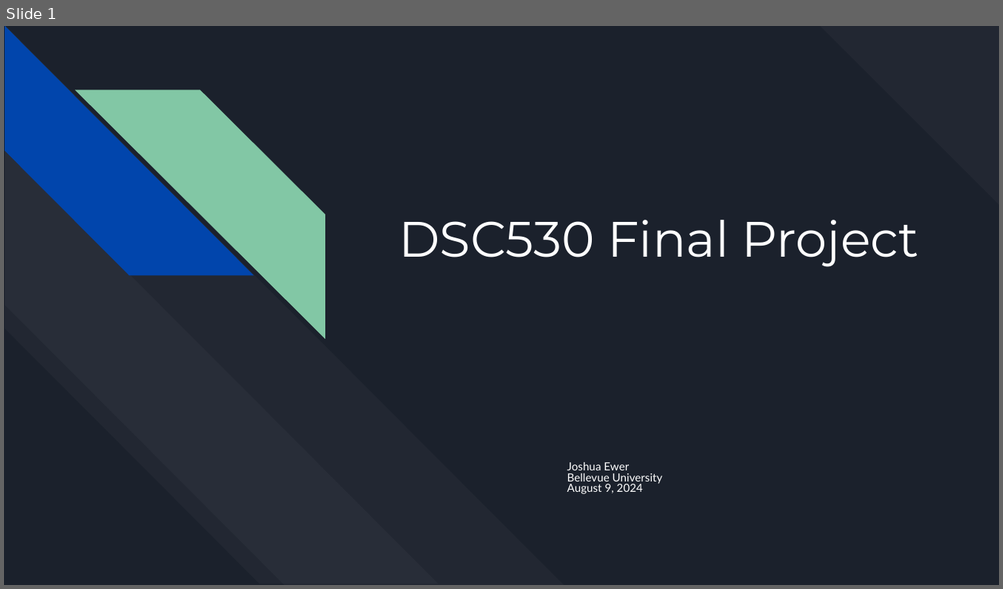
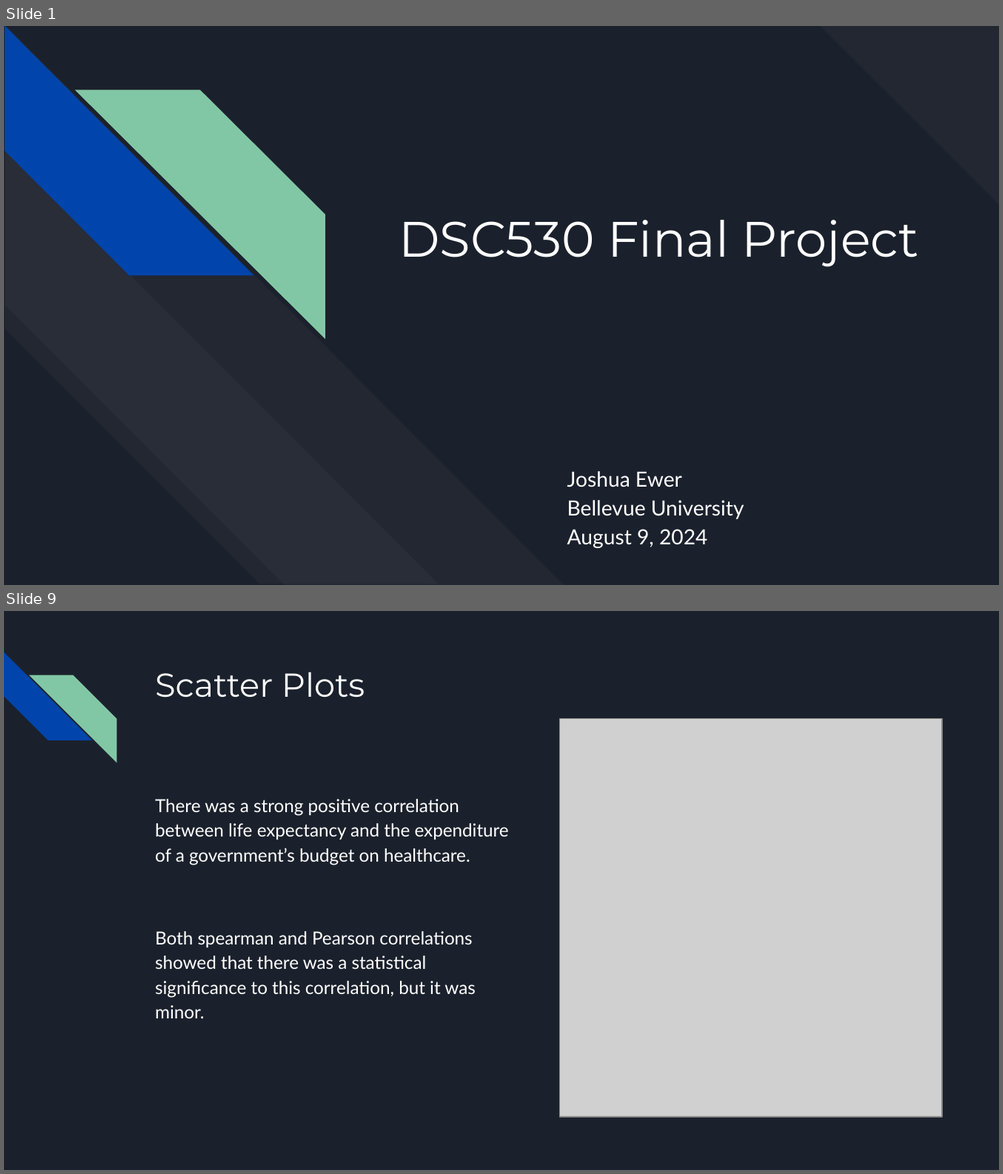
Before and after one commit to jewer/EwerDSC530FinalProject, a slide deck: EwerDSC530FinalProject.pptx. Shown one above the other, each under a label of ours: slide 1 before the commit, slides 1 and 9 after it; the slides between them are not shown. The pictures are 1003x589 and 1003x1174 pixels, drawn with LibreOffice and Linux fonts; fonts in the diff are those of the drawing; grey boxes stand for pictures. Boxes give left, top, right and bottom in pixels: in the first picture for what was removed or moved away, otherwise in the second. Text is boxed around its words. In the diff, an @@ line names an element or a change of style, - is before the commit and + after.

```diff
--- a/EwerDSC530FinalProject.pptx
+++ b/EwerDSC530FinalProject.pptx
@@ slide 9 added at <box>4,611,999,1170</box>, background #1B212C @@
@@ diag stripe added at <box>4,652,91,741</box>, fill #0145AC @@
@@ diag stripe added at <box>29,675,116,762</box>, fill #82C7A5 @@
@@ title added at <box>155,672,364,698</box>, 24 pt, text #FFFFFF @@
+Scatter Plots
@@ picture added at <box>560,718,942,1117</box> @@
@@ text added at <box>155,799,509,1019</box>, 13 pt, text #FFFFFF @@
+There was a strong positive correlation between life expectancy and the expenditure of a government’s budget on healthcare.
+Both spearman and Pearson correlations showed that there was a statistical significance to this correlation, but it was minor.
@@ slide 1 changed as well @@
@@ subtitle "Joshua Ewer" at <box>567,471,744,548</box>: size 8.1 to 15.1 pt; line spacing 0.8 to 1.15 @@
```
Also in this commit, not shown: 4 other slides changed, 4 other slides added, 7 slides removed, 8 other files.
